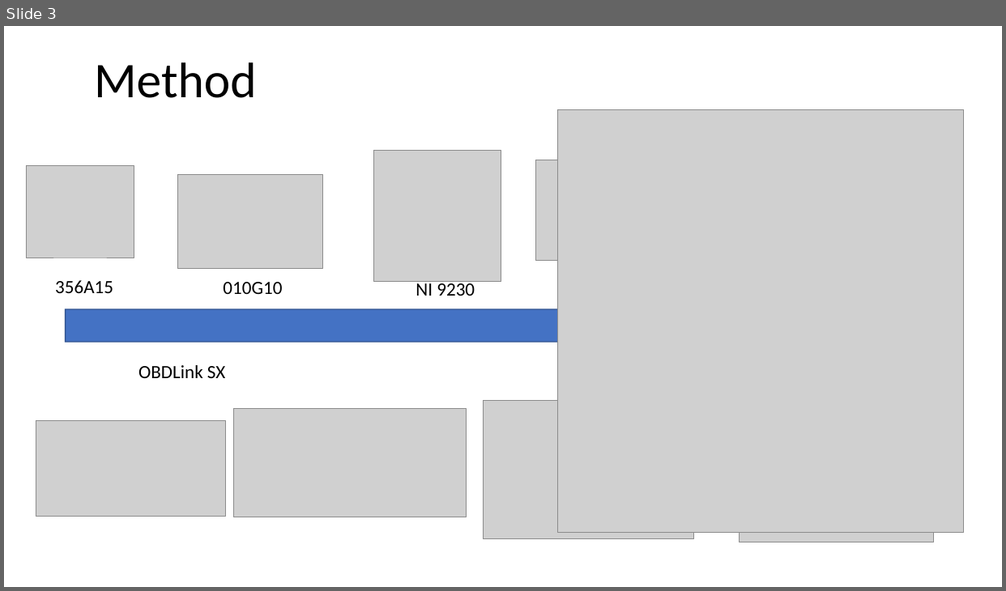
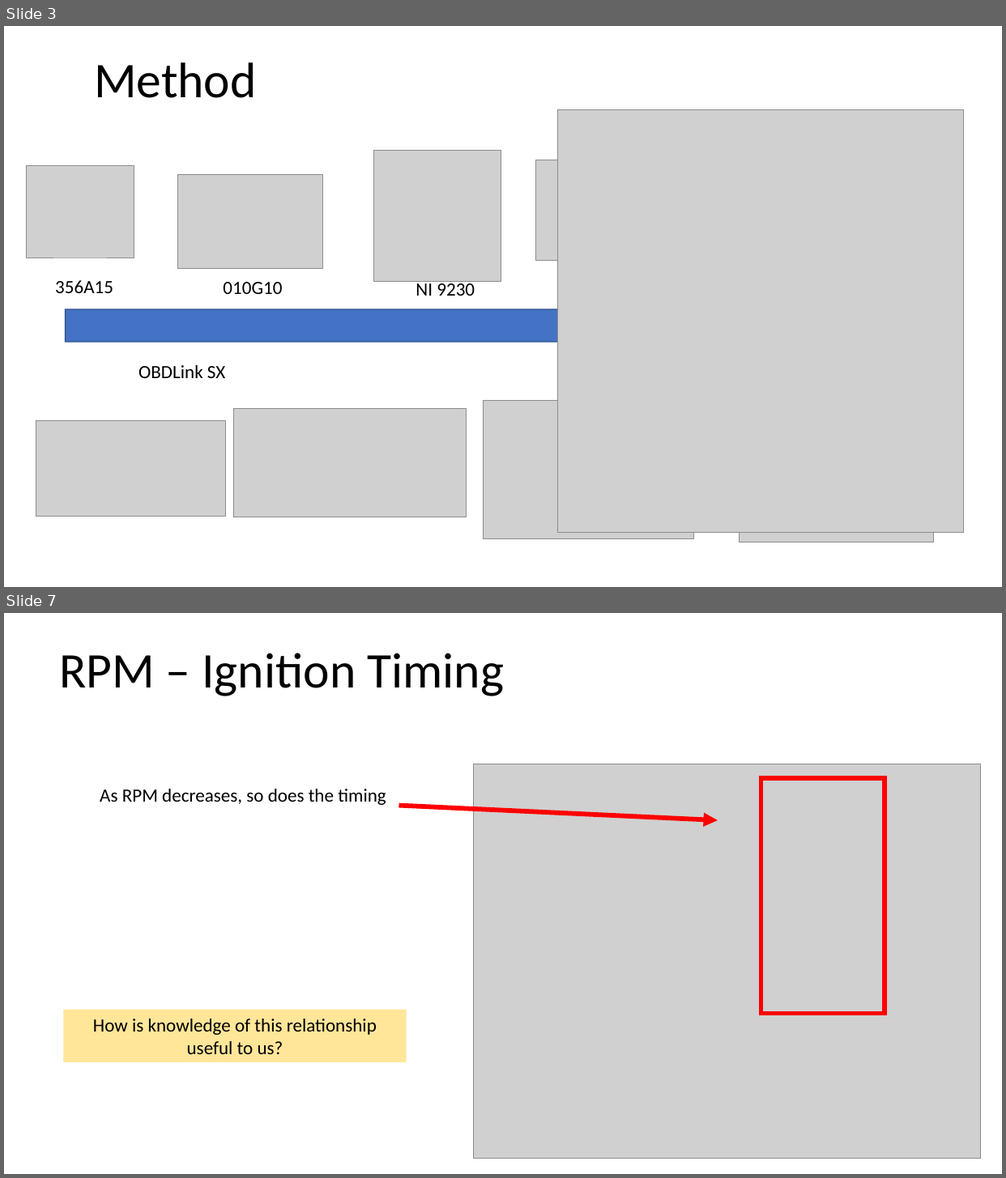
Before and after one commit to darrahts/engineAnalysis, a slide deck: engineSetupPrelim.pptx. Shown one above the other, each under a label of ours: slide 3 before the commit, slides 3 and 7 after it; the slides between them are not shown. The pictures are 1006x591 and 1006x1178 pixels, drawn with LibreOffice and Linux fonts; fonts in the diff are those of the drawing; grey boxes stand for pictures. Boxes give left, top, right and bottom in pixels: in the first picture for what was removed or moved away, otherwise in the second. Text is boxed around its words. In the diff, an @@ line names an element or a change of style, - is before the commit and + after.

```diff
--- a/engineSetupPrelim.pptx
+++ b/engineSetupPrelim.pptx
@@ slide 7 added at box(4, 613, 1002, 1174), background #FFFFFF @@
@@ text added at box(59, 653, 504, 696), 48 pt, text #000000 @@
+RPM – Ignition Timing
@@ picture added at box(474, 764, 981, 1159) @@
@@ rectangle added at box(761, 778, 884, 1013), outline #FF0000 4.5 pt @@
@@ text added at box(100, 789, 386, 805), 18 pt, text #000000 @@
+As RPM decreases, so does the timing
@@ arrow added from (399, 806) to (718, 820), #FF0000 4.5 pt @@
@@ rectangle added at box(64, 1010, 407, 1063), fill #FFE699, 18 pt, text #000000 @@
+How is knowledge of this relationship useful to us?
```
Also in this commit, not shown: 1 slide changed, 8 other slides added, 8 slides removed.
